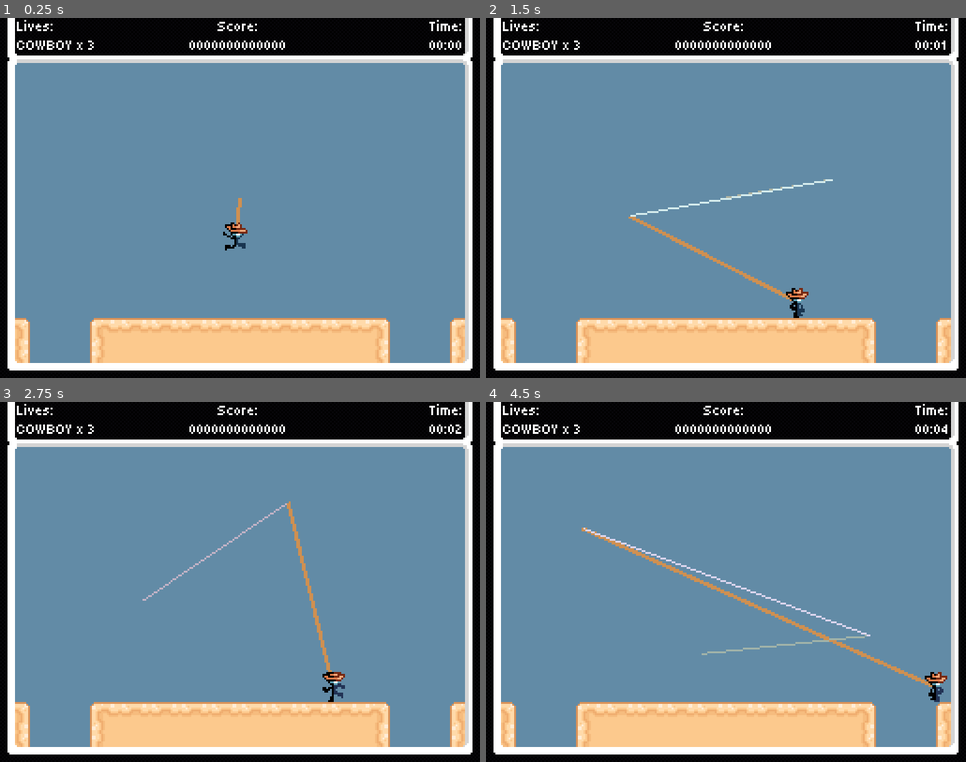
Above: before the commit, frames 1-4 (two rows, left to right).
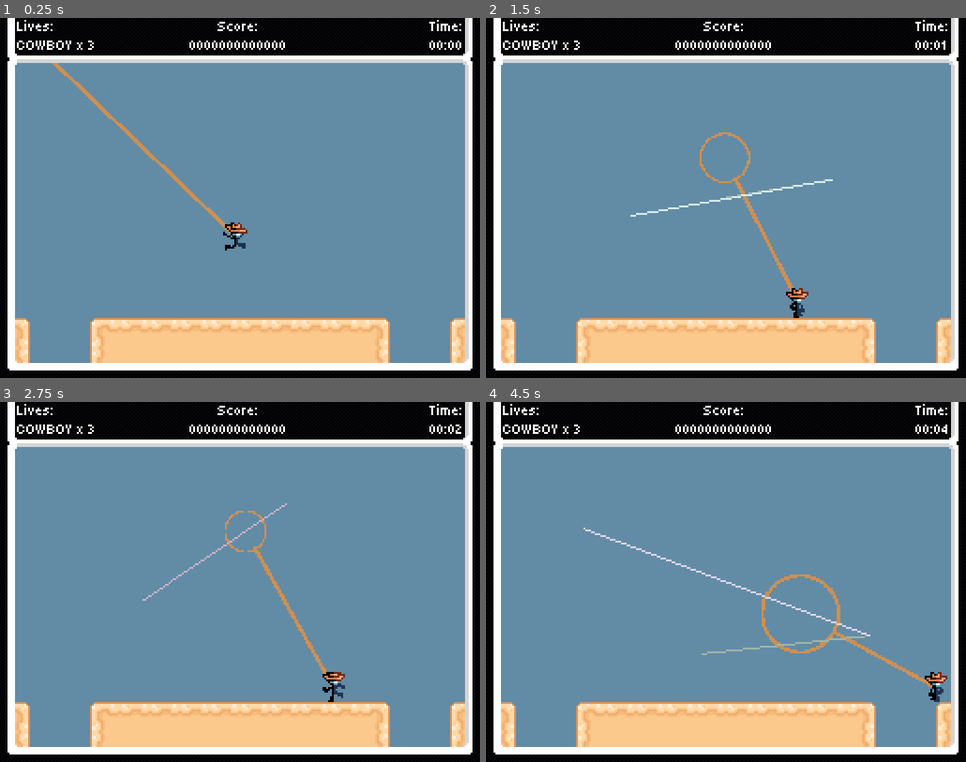
Above: after the commit, the same moments.

Repository: Jcodefox/GMTK-2025
Game: Godot game, scene res://scenes/topscenes/gameplay_topscene.tscn
Same seed, same stepped clock (60 frames per second), same inputs: the game is played once before the commit and once after it.
Inputs (mouse positions are in pixels of both pictures, inside the frame that each line leads up to):
- Up to frame 1 (0.25 s): no input
- Up to frame 2 (1.5 s): move the mouse to (831, 180) at 0.52 s; hold D (move_right) from 0.53 s (still down); tap Space (move_jump) at 0.77 s; move the mouse to (630, 216) at 1.27 s
- Up to frame 3 (2.75 s): tap Space (move_jump) at 1.52 s; move the mouse to (288, 502) at 2.02 s; release D (move_right) at 2.03 s; hold A (move_left) from 2.03 s (still down)
- Up to frame 4 (4.5 s): move the mouse to (702, 654) at 2.77 s; release A (move_left) at 2.78 s; hold D (move_right) 2.78-4.28 s; tap Space (move_jump) at 3.02, 3.77 s; move the mouse to (870, 636) at 3.52 s; move the mouse to (582, 528) at 4.27 s; hold A (move_left) from 4.28 s (still down)

The runs differ from the first frame. In frame 1, 0.6% of the frame differs, in the area x 10-51%, y 12-60%; in frame 2, 0.9%; in frame 3, 0.8%; in frame 4, 1.4%, in the area x 19-92%, y 34-79%.

Commit message:
Implement visuals for new lasso design

Diff:
--- a/scenes/prefabs/lasso.tscn
+++ b/scenes/prefabs/lasso.tscn
@@ -1,6 +1,18 @@
-[gd_scene load_steps=2 format=3 uid="uid://byjfep6lctpr3"]
+[gd_scene load_steps=4 format=3 uid="uid://byjfep6lctpr3"]
 
 [ext_resource type="Script" uid="uid://cbx6oc7sy20ab" path="res://scripts/prefabs/lasso_v2.gd" id="1_vaqmv"]
+
+[sub_resource type="Gradient" id="Gradient_vaqmv"]
+interpolation_mode = 1
+offsets = PackedFloat32Array(0, 0.911483, 1)
+colors = PackedColorArray(0.811765, 0.564706, 0.317647, 0, 0.811765, 0.564706, 0.317647, 1, 0.811765, 0.564706, 0.317647, 0)
+
+[sub_resource type="GradientTexture2D" id="GradientTexture2D_ogh4t"]
+gradient = SubResource("Gradient_vaqmv")
+fill = 1
+fill_from = Vector2(0.5, 0.5)
+fill_to = Vector2(1, 0.5)
+metadata/_snap_enabled = true
 
 [node name="Lasso" type="Line2D"]
 width = 2.0
@@ -10,3 +22,6 @@
 [node name="Area2D" type="Area2D" parent="."]
 
 [node name="CollisionPolygon2D" type="CollisionPolygon2D" parent="Area2D"]
+
+[node name="Sprite2D" type="Sprite2D" parent="."]
+texture = SubResource("GradientTexture2D_ogh4t")
--- a/scripts/prefabs/lasso_v2.gd
+++ b/scripts/prefabs/lasso_v2.gd
@@ -12,6 +12,10 @@
 
 var player_pos: Vector2 = Vector2.ZERO
 
+var lasso_loop_size: float = 1
+var lasso_target_pos: Vector2 = Vector2.ZERO
+var lasso_current_pos: Vector2 = Vector2.ZERO
+
 func _ready():
 	lines_mesh_instance.mesh = lines_immediate_mesh
 	lines_mesh_instance.name = "LinesMeshInstance"
@@ -19,9 +23,19 @@
 	get_tree().current_scene.add_child.call_deferred(lines_mesh_instance)
 
 func _process(delta: float):
+	lasso_target_pos = get_average_line_point()
+	lasso_current_pos = lasso_current_pos.move_toward(lasso_target_pos, delta * 100)
+	$Sprite2D.position = lasso_current_pos - global_position
+	$Sprite2D.scale = Vector2(lasso_loop_size, lasso_loop_size) / 64
+	lasso_loop_size = sum_line_distance() / 8
+	lasso_loop_size = max(lasso_loop_size, 0)
+
 	cumulative_delta += delta
 
-	points = PackedVector2Array([player_pos - global_position, get_local_mouse_position()])
+	var pos: Vector2 = player_pos - global_position
+	var direction: Vector2 = pos.direction_to($Sprite2D.position)
+	var distance: float = pos.distance_to($Sprite2D.position) - lasso_loop_size / 2 + 2
+	points = PackedVector2Array([pos, pos + direction * distance])
 
 	line_vertex_positions.push_back(get_global_mouse_position())
 	line_vertex_time.push_back(cumulative_delta)
@@ -35,6 +49,15 @@
 		else:
 			break
 	draw_lines()
+
+func get_average_line_point() -> Vector2:
+	if line_vertex_positions.size() == 0:
+		return Vector2.ZERO
+
+	var sum: Vector2 = Vector2.ZERO
+	for point in line_vertex_positions:
+		sum += point
+	return sum / line_vertex_positions.size()
 
 func sum_line_distance(start_index: int = 0, count: int = -1) -> float:
 	var sum: float = 0.0
